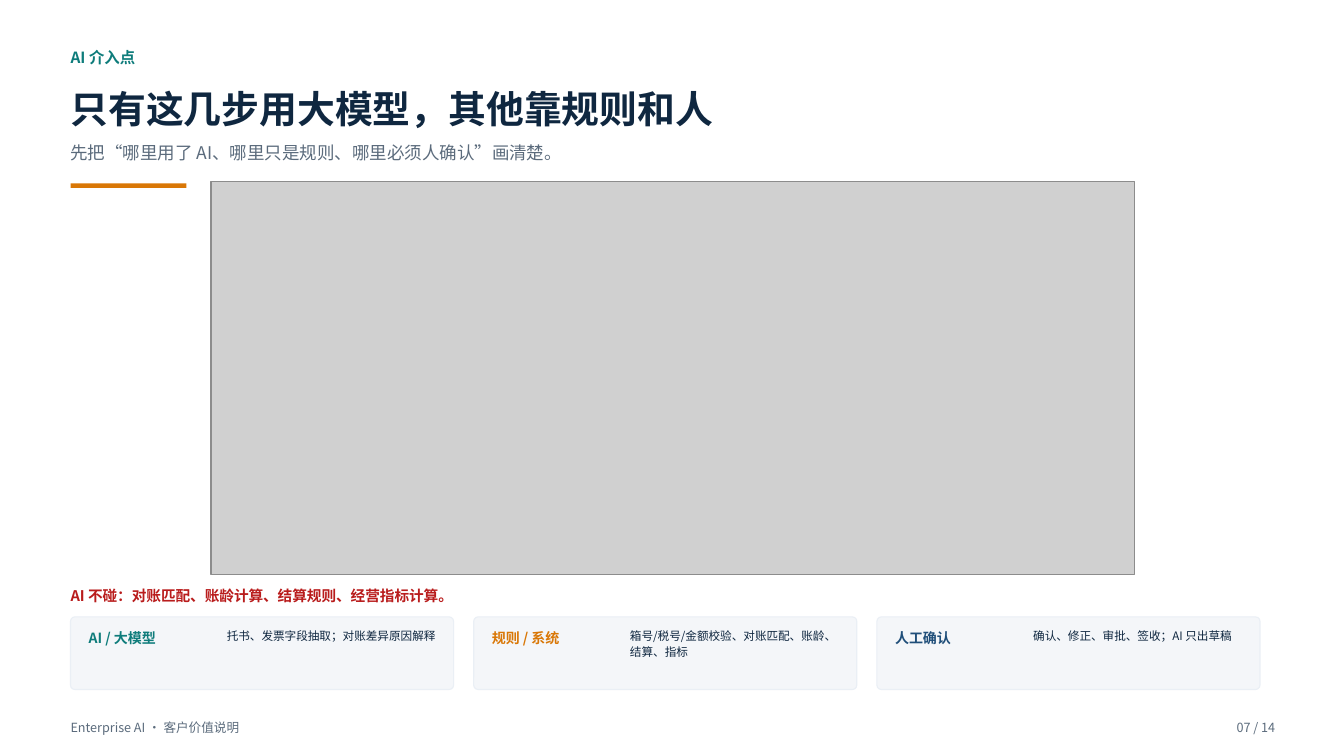
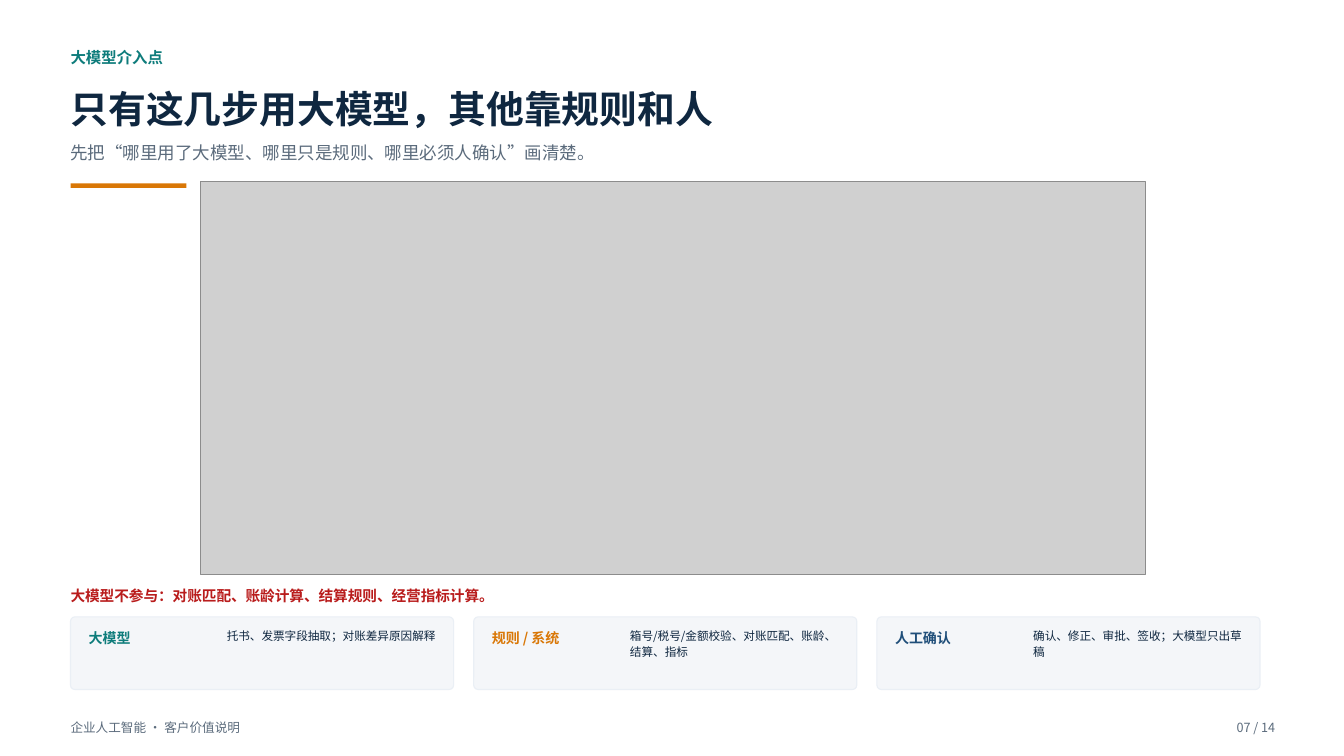
Before and after one commit to roma007/Enterprise-AI, a slide deck: slide 7 of 会客包/reports/客户老板版_系统能力介绍_2026-11-05.pptx. Drawn at 1344x756 pixels with LibreOffice and Linux fonts; fonts in the diff are those of the drawing; grey boxes stand for pictures. Boxes give left, top, right and bottom in pixels: in the first picture for what was removed or moved away, otherwise in the second. Text is boxed around its words. In the diff, an @@ line names an element or a change of style, - is before the commit and + after.

Commit message:
docs: 老板版 PPT 去除英文并补充大模型介入图

```diff
--- a/会客包/reports/客户老板版_系统能力介绍_2026-11-05.pptx
+++ b/会客包/reports/客户老板版_系统能力介绍_2026-11-05.pptx
@@ text at [71, 50, 164, 65]: text changed @@
-AI 介入点
+大模型介入点
@@ text at [71, 144, 595, 161]: text changed @@
-先把“哪里用了 AI、哪里只是规则、哪里必须人确认”画清楚。
+先把“哪里用了大模型、哪里只是规则、哪里必须人确认”画清楚。
@@ picture: place and size @@
-picture at [211, 181, 1134, 575]
+picture at [201, 181, 1145, 575]
@@ text at [71, 588, 494, 603]: text changed @@
-AI 不碰：对账匹配、账龄计算、结算规则、经营指标计算。
+大模型不参与：对账匹配、账龄计算、结算规则、经营指标计算。
@@ text at [89, 631, 131, 644]: text changed @@
-AI / 大模型
+大模型
@@ text at [1033, 630, 1242, 657]: text changed @@
-确认、修正、审批、签收；AI 只出草稿
+确认、修正、审批、签收；大模型只出草稿
@@ text at [71, 721, 240, 733]: text changed @@
-Enterprise AI · 客户价值说明
+企业人工智能 · 客户价值说明
```
Also in this commit, not shown: 13 other slides changed, 6 other files.
